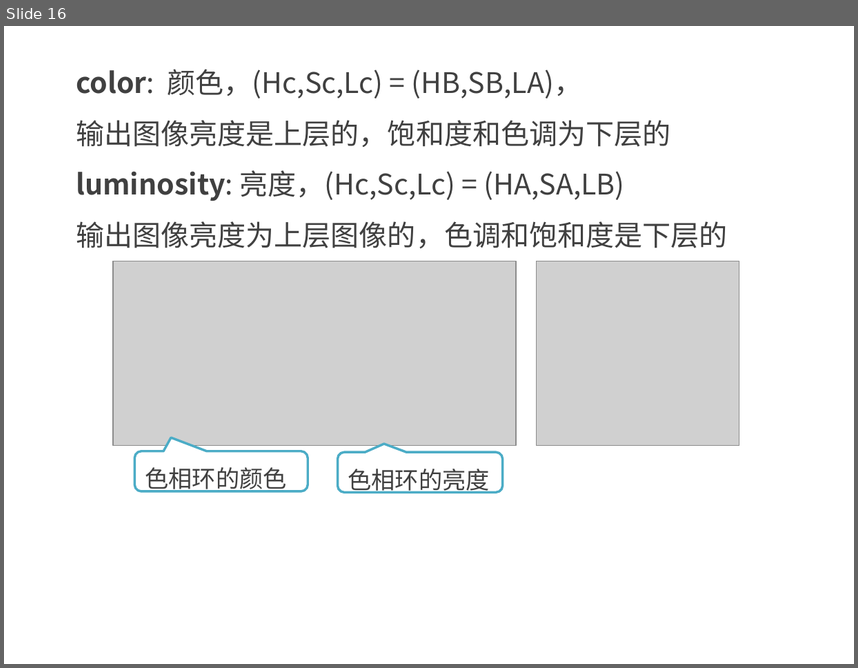
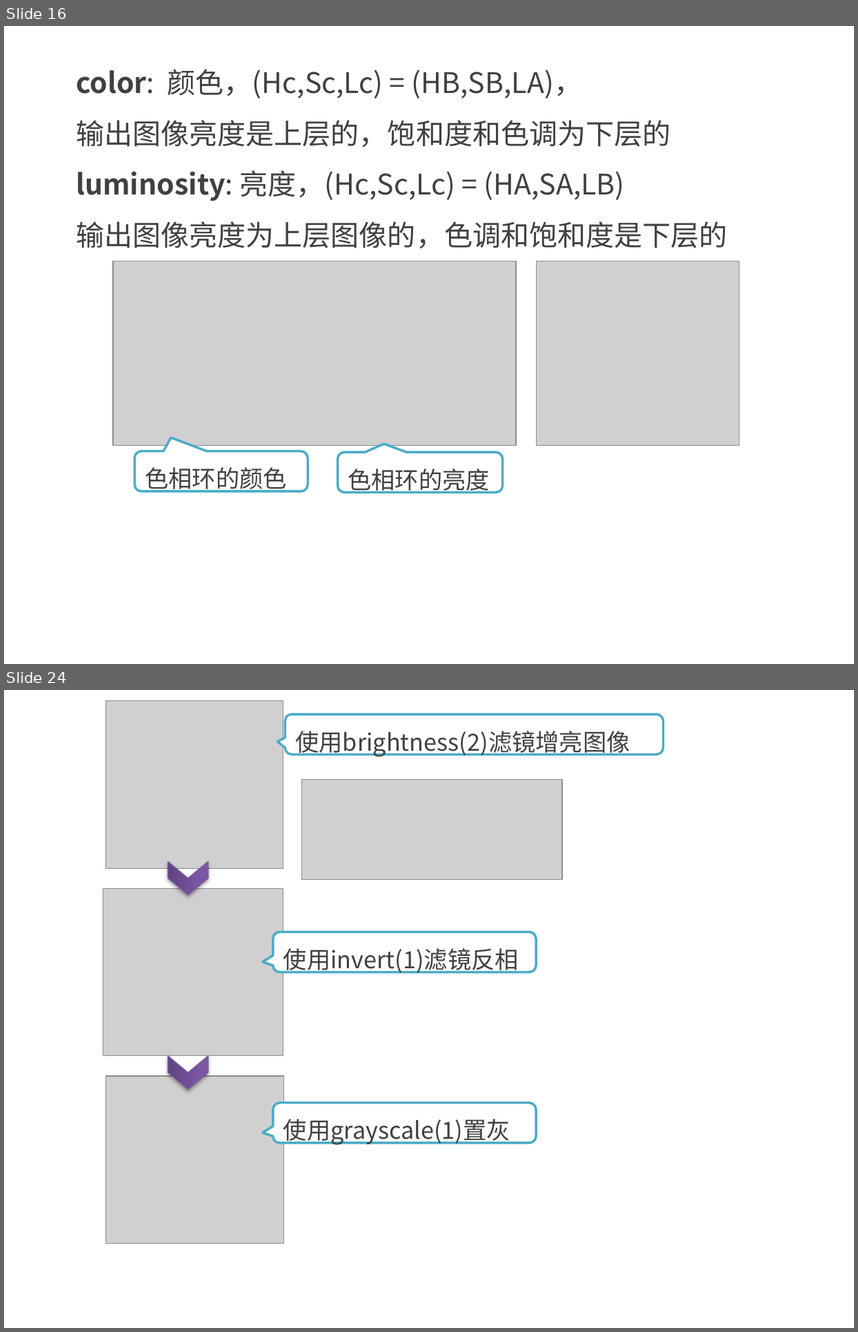
Before and after one commit to kong66/webAni, a slide deck: 35-css-filter/35.pptx. Shown one above the other, each under a label of ours: slide 16 before the commit, slides 16 and 24 after it; the slides between them are not shown. The pictures are 858x668 and 858x1332 pixels, drawn with LibreOffice and Linux fonts; fonts in the diff are those of the drawing; grey boxes stand for pictures. Boxes give left, top, right and bottom in pixels: in the first picture for what was removed or moved away, otherwise in the second. Text is boxed around its words. In the diff, an @@ line names an element or a change of style, - is before the commit and + after.

```diff
--- a/35-css-filter/35.pptx
+++ b/35-css-filter/35.pptx
@@ slide 24 added at bbox=[4, 690, 854, 1328], background #FFFFFF @@
@@ picture added at bbox=[106, 701, 283, 869] @@
@@ rounded speech box added at bbox=[286, 715, 664, 755], fill #FFFFFF, outline #4BACC6 2 pt, 20 pt, text #404040 @@
+使用brightness(2)滤镜增亮图像
@@ picture added at bbox=[301, 779, 562, 880] @@
@@ chevron added at bbox=[168, 862, 208, 895], fill gradient #5F4480 to #7B58A6 to #7C57A8, outline #7D60A0 0.75 pt @@
@@ picture added at bbox=[103, 888, 283, 1056] @@
@@ rounded speech box added at bbox=[272, 931, 536, 972], fill #FFFFFF, outline #4BACC6 2 pt, 20 pt, text #404040 @@
+使用invert(1)滤镜反相
@@ chevron added at bbox=[168, 1056, 208, 1089], fill gradient #5F4480 to #7B58A6 to #7C57A8, outline #7D60A0 0.75 pt @@
@@ picture added at bbox=[106, 1076, 285, 1243] @@
@@ rounded speech box added at bbox=[272, 1103, 536, 1142], fill #FFFFFF, outline #4BACC6 2 pt, 20 pt, text #404040 @@
+使用grayscale(1)置灰
```
Also in this commit, not shown: 5 slides changed, 5 other slides added, 2 other files.
